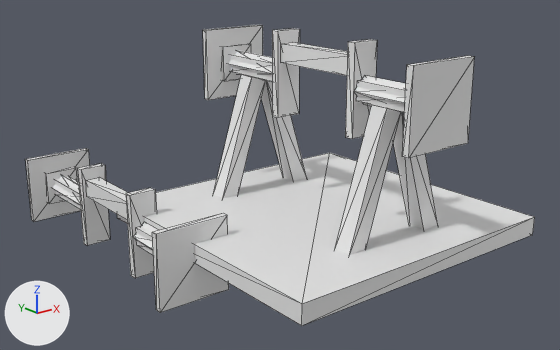
Before and after pictures for a commit that changed the Blender file aos_core/src/main/resources/assets/age_of_steam/objmodels/small_crankshaft.blend.
Before and after are seen from a camera (50 mm lens) standing at (-1.152, -2.35, 0.956) and looking at (0.479, -0.312, 0.141). The lights are fixed; the arrows at lower left show +X, +Y and +Z. The older version comes first. Mesh edges are drawn as thin lines. Materials are left out; every surface is plain grey.

Script lines for the objects in view, before the commit:
```python
me_base = bpy.data.meshes.new('base')
me_base.from_pydata(...)  # 40 vertices, 60 faces; spans x 0.0..1.0, y 0.0..0.478, z 0.0..1.0
me_base.materials.append(mat_material_casing)
me_cube_001 = bpy.data.meshes.new('Cube.001')
me_cube_001.from_pydata(...)  # 88 vertices, 132 faces; spans x -0.127..0.127, y -0.146..0.146, z -0.498..0.498
me_cube_001.materials.append(mat_material_planks)
me_cube_019 = bpy.data.meshes.new('Cube.019')
me_cube_019.from_pydata(...)  # 88 vertices, 132 faces; spans x -0.127..0.127, y -0.146..0.146, z -0.498..0.498
# faces by material slot: [24, 12, 48, 48]
me_cube_019.materials.append(None)
me_cube_019.materials.append(None)
me_cube_019.materials.append(None)
me_cube_019.materials.append(None)
ob_axle = bpy.data.objects.new('axle', me_cube_019)
ob_axle.location = (0.0, 0.0, 0.0)
ob_axle.rotation_euler = (1.571, 0.0, 0.0)  # degrees (90, 0, 0)
ob_axle_001 = bpy.data.objects.new('axle.001', me_cube_001)
ob_axle_001.location = (0.5, -0.5, 0.5)
ob_axle_001.rotation_euler = (1.571, 0.0, 0.0)  # degrees (90, 0, 0)
ob_base = bpy.data.objects.new('base', me_base)
ob_base.location = (0.0, 0.0, 0.0)
ob_base.rotation_euler = (1.571, 0.0, 0.0)  # degrees (90, 0, 0)
```
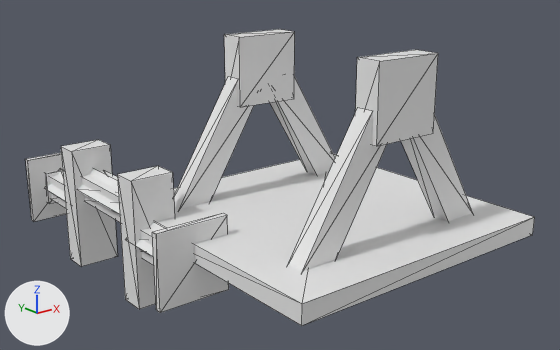
Commit message: both crankshafts use same base model now bc old one was too thin

Location of each change, (x1, y1, x2, y2) in pixels of the pictures (560 x 350 px; the box of a moved part takes in the faces that stretch with it):
'base', reshaped
    before: (117, 74, 535, 326)
    after: (157, 29, 535, 326)
'axle', reshaped
    before: (26, 148, 229, 313)
    after: (26, 140, 229, 313)
'axle.001', deleted
    before: (203, 25, 474, 158)
part 1 of me_cube_019, added
    after: (117, 166, 175, 309)
part 2 of me_cube_019, moved or reshaped
    before: (52, 163, 158, 278)
    after: (45, 140, 166, 267)
part 3 of me_base, added
    after: (356, 50, 438, 146)
part 4 of me_base, moved or reshaped
    before: (261, 81, 307, 181)
    after: (270, 77, 335, 175)
part 5 of me_base, moved or reshaped
    before: (213, 74, 266, 198)
    after: (174, 77, 254, 209)
part 6 of me_base, moved or reshaped
    before: (393, 113, 438, 230)
    after: (401, 114, 473, 221)
part 7 of me_base, moved or reshaped
    before: (335, 105, 401, 255)
    after: (288, 108, 387, 271)
part 8 of me_base, added
    after: (224, 29, 295, 107)

Diff of the bpy script that builds the scene:
```diff
--- a/aos_core/src/main/resources/assets/age_of_steam/objmodels/small_crankshaft.blend.py
+++ b/aos_core/src/main/resources/assets/age_of_steam/objmodels/small_crankshaft.blend.py
@@ me_cube_019 @@
 # used by ob_axle; location = (0.0, 0.0, 0.0); rotation_euler = (1.571, 0.0, 0.0), in degrees (90, 0, 0)
-me_cube_019.from_pydata(...)  # 88 vertices, 132 faces; spans x -0.127..0.127, y -0.146..0.146, z -0.498..0.498
+me_cube_019.from_pydata(...)  # 96 vertices, 144 faces; spans x -0.127..0.127, y -0.224..0.217, z -0.498..0.498
+# me_cube_019 part 1: a new loose piece, a box spanning x -0.075..0.074, y -0.224..0.217, z 0.171..0.265
+# me_cube_019 part 2
+# 19 vertices are removed from x -0.047..0.047, y -0.146..0.146, z -0.197..0.196
+# 36 faces are deleted
+# 37 vertices move from x -0.047..0.047, y -0.146..0.146, z -0.475..0.475 to x -0.075..0.075, y -0.068..0.217, z -0.479..0.479
+# 14 vertices are added at x -0.075..0.074, y -0.224..0.217, z -0.265..-0.172
+# 5 new vertices lie (0.0, 0.0, 0.394) away from vertices in x -0.064..0.07, y 0.006..0.14, z -0.197
+# 36 new faces join them
@@ me_base @@
 # used by ob_base; location = (0.0, 0.0, 0.0); rotation_euler = (1.571, 0.0, 0.0), in degrees (90, 0, 0)
-me_base.from_pydata(...)  # 40 vertices, 60 faces; spans x 0.0..1.0, y 0.0..0.478, z 0.0..1.0
+me_base.from_pydata(...)  # 56 vertices, 84 faces; spans x 0.0..1.0, y 0.0..0.62, z 0.0..1.0
+# me_base part 3: a new loose piece, a box spanning x 0.382..0.622, y 0.38..0.62, z 0.781..0.869
+# me_base part 4: the loose piece of 8 vertices spanning x 0.502..0.696, y 0.035..0.478, z 0.145..0.208 is scaled about its middle by (1.92, 1, 1), then moved by (0.091, 0.0, 0.0)
+# me_base part 5: the loose piece of 8 vertices spanning x 0.304..0.498, y 0.035..0.478, z 0.145..0.208 is scaled about its middle by (1.92, 1, 1), then moved by (-0.091, 0.0, 0.0)
+# me_base part 6: the loose piece of 8 vertices spanning x 0.502..0.696, y 0.035..0.478, z 0.788..0.85 is scaled about its middle by (1.92, 1, 1), then moved by (0.091, 0.0, 0.0)
+# me_base part 7: the loose piece of 8 vertices spanning x 0.304..0.498, y 0.035..0.478, z 0.788..0.85 is scaled about its middle by (1.92, 1, 1), then moved by (-0.091, 0.0, 0.0)
+# me_base part 8: a new loose piece, a box spanning x 0.382..0.622, y 0.38..0.62, z 0.127..0.215
@@ ob_axle_001 @@
-ob_axle_001 = bpy.data.objects.new('axle.001', me_cube_001)
-ob_axle_001.location = (0.5, -0.5, 0.5)
-ob_axle_001.rotation_euler = (1.571, 0.0, 0.0)  # degrees (90, 0, 0)
```
